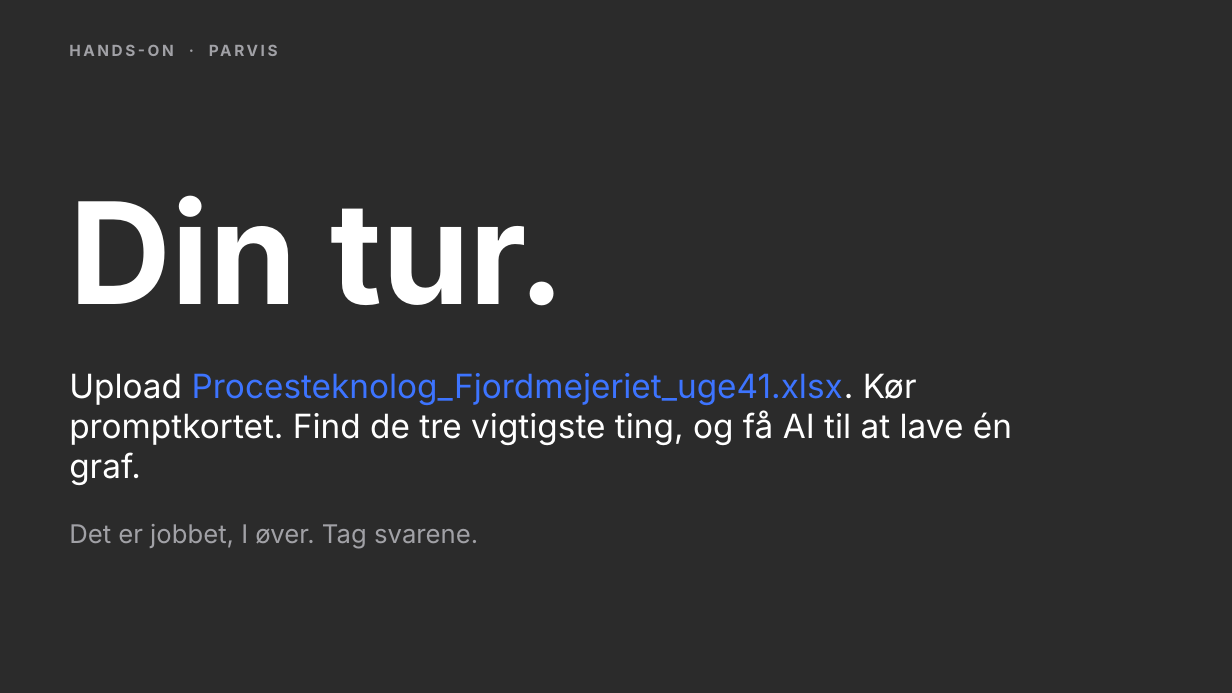
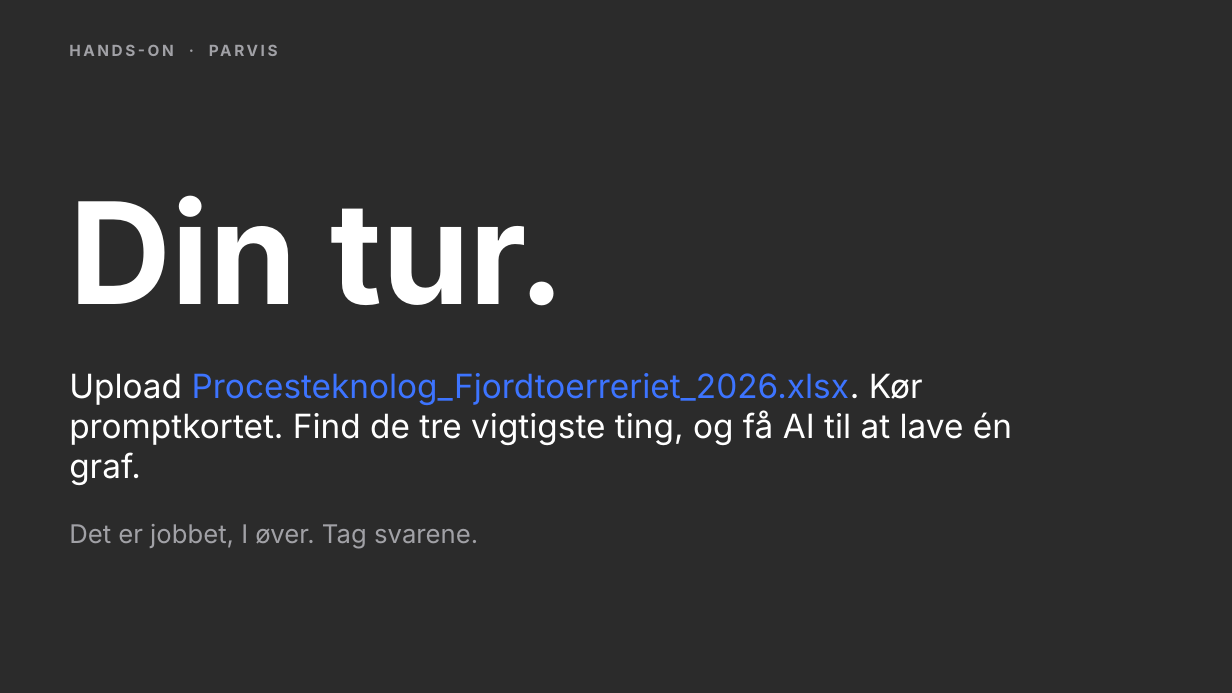
Before and after one commit to andr8769-ui/ucl-ai-undervisning, a slide deck: slide 34 of private/proces/praesentation.pptx. Drawn at 1232x693 pixels with LibreOffice and Linux fonts; fonts in the diff are those of the drawing; background and template pictures are left out; a plain dark background stands for a picture behind light text. Boxes give left, top, right and bottom in pixels: in the first picture for what was removed or moved away, otherwise in the second. Text is boxed around its words. In the diff, an @@ line names an element or a change of style, - is before the commit and + after.

```diff
--- a/private/proces/praesentation.pptx
+++ b/private/proces/praesentation.pptx
@@ text at (69,373,1012,485): text changed @@
-Upload Procesteknolog_Fjordmejeriet_uge41.xlsx. Kør promptkortet. Find de tre vigtigste ting, og få AI til at lave én graf.
+Upload Procesteknolog_Fjordtoerreriet_2026.xlsx. Kør promptkortet. Find de tre vigtigste ting, og få AI til at lave én graf.
```
Also in this commit, not shown: 11 other slides changed, 1 slide added, 1 slide removed, 26 other files.
